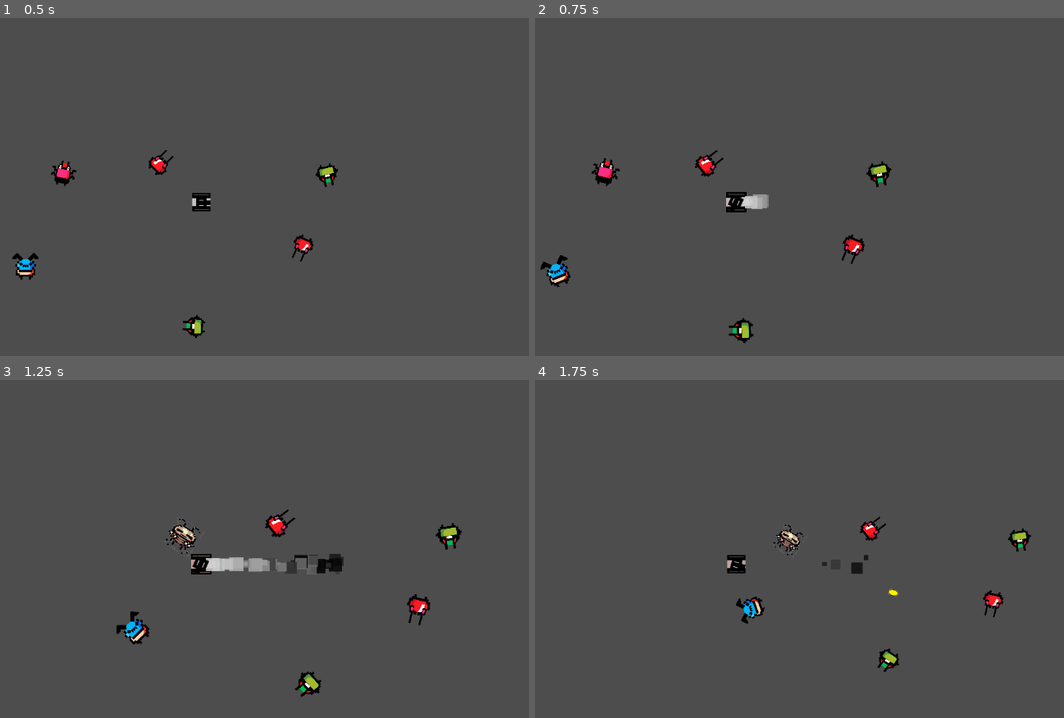
Above: before the commit, frames 1-4 (two rows, left to right).
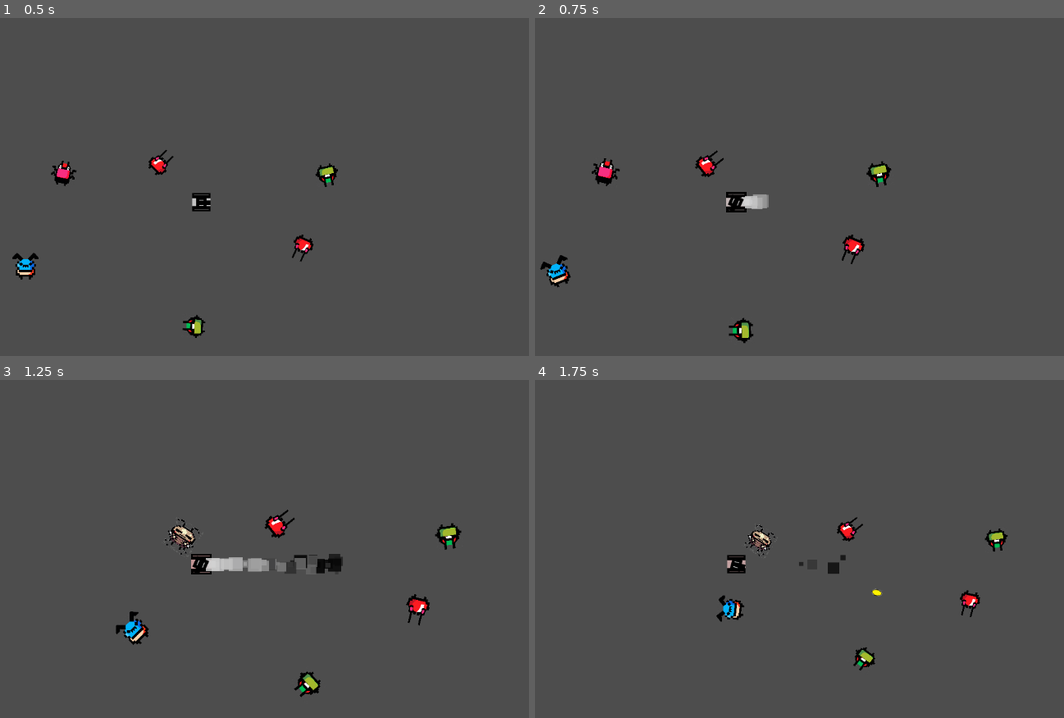
Above: after the commit, the same moments.

Repository: TheCrusty/Biotank-demake
Game: Godot game, scene res://levels/test_level.tscn
Same seed, same stepped clock (60 frames per second), same inputs: the game is played once before the commit and once after it.
Inputs (mouse positions are in pixels of both pictures, inside the frame that each line leads up to):
- Up to frame 1 (0.5 s): no input
- Up to frame 2 (0.75 s): move the mouse to (704, 274) at 0.52 s; hold W (Forward) from 0.53 s (still down); hold Shift (Boost) from 0.53 s (still down)
- Up to frame 3 (1.25 s): keep holding W (Forward); keep holding Shift (Boost)
- Up to frame 4 (1.75 s): keep holding W (Forward); move the mouse to (931, 619) at 1.27 s; release Shift (Boost) at 1.28 s; tap Space (Shoot) at 1.35 s

Frame 1 is identical in both runs. In frame 2, less than 0.1% of the frame differs, in the area x 30-36%, y 39-48%; in frame 3, 0.7%; in frame 4, 2.4%, in the area x 34-94%, y 40-87%.

Commit message:
finally got it to enemies bump off when we hit them.

Diff:
--- a/levels/enemy.gd
+++ b/levels/enemy.gd
@@ -2,6 +2,9 @@
 
 @export var health = 5
 var speed = 50
+var friction = -2
+var externalForce = Vector2.ZERO
+var seekMovement = Vector2.ZERO
 var target
 var attackArea = 80
 enum STATES {IDLE, SEEK, ATTACK, DEATH}
@@ -12,15 +15,24 @@
 	$Sprite2D.frame = rng.randi_range(0, 3)
 
 func _process(delta):
+	seekMovement = Vector2.ZERO
 	if CURRENT_STATE == STATES.DEATH:
 		$CollisionShape.set_disabled(true)
 	if CURRENT_STATE == STATES.SEEK:
-		velocity = position.direction_to(target.position) * speed
+		seekMovement = position.direction_to(target.position) * speed
 		look_at(target.position)
-		if position.distance_to(target.position) > attackArea:
-			move_and_slide()
-		else:
+		if position.distance_to(target.position) < attackArea:
 			change_state(STATES.ATTACK)
+	velocity = externalForce + seekMovement
+	applyForces()
+	move_and_slide()
+
+func applyForces():
+	if externalForce.length() > 5:
+		externalForce *= 0.9
+	if velocity.length() < 5:
+		velocity = Vector2.ZERO
+		externalForce = Vector2.ZERO
 
 func takeDamage(amountDamage):
 	health = health - amountDamage
--- a/levels/player.gd
+++ b/levels/player.gd
@@ -77,4 +77,6 @@
 func _on_bump_zone_body_entered(body):
 	if boosting && body.has_method("takeDamage"):
 		body.takeDamage(bump_damage)
-		#body.velocity = position.direction_to(body.position) * velocity
+		print(body.name)
+		print(body.velocity)
+		body.externalForce += velocity/2
